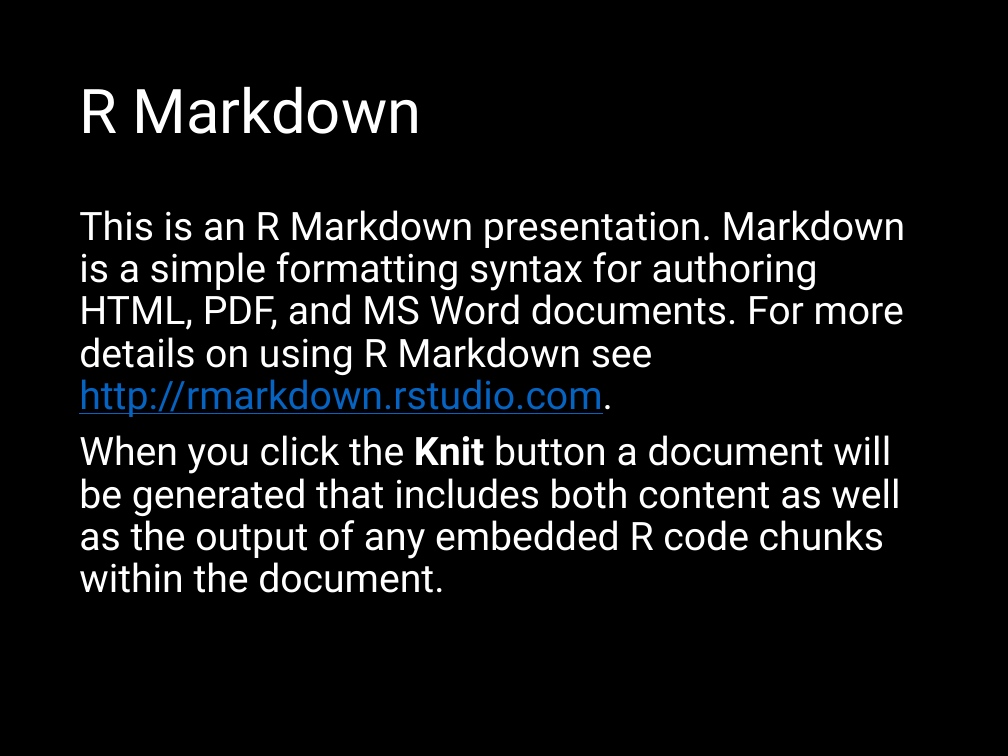
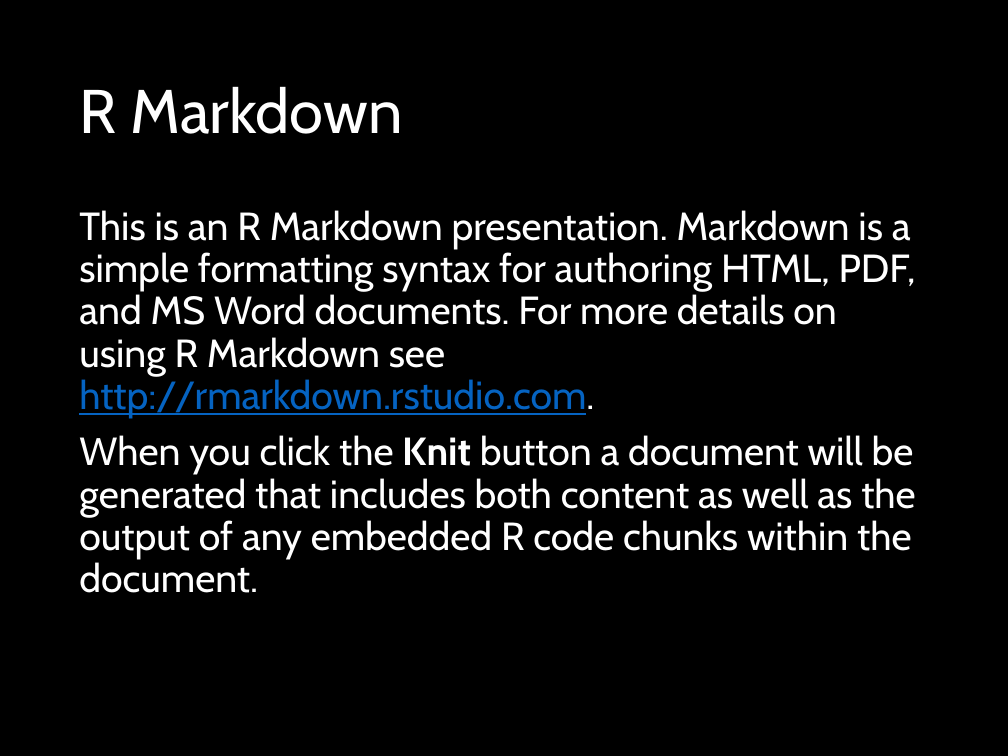
Before and after one commit to friedeh/friedeh.github.io, a slide deck: slide 2 of my-styles.pptx. Drawn at 1008x756 pixels with LibreOffice and Linux fonts; fonts in the diff are those of the drawing. Boxes give left, top, right and bottom in pixels: in the first picture for what was removed or moved away, otherwise in the second. Text is boxed around its words. In the diff, an @@ line names an element or a change of style, - is before the commit and + after.

```diff
--- a/my-styles.pptx
+++ b/my-styles.pptx
@@ title "R Markdown" at box(79, 86, 402, 134): font Roboto to Cabin @@
@@ text "This is an R Markdown ..." at box(79, 210, 916, 593): font Roboto to Cabin @@
```
Also in this commit, not shown: 4 other slides changed, 1 slide added, 14 other files.
